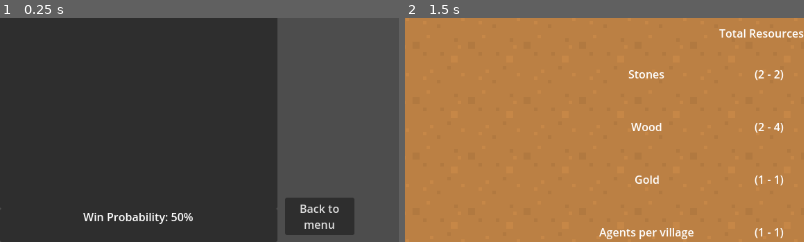
Above: before the commit, frames 1-2 (left to right).
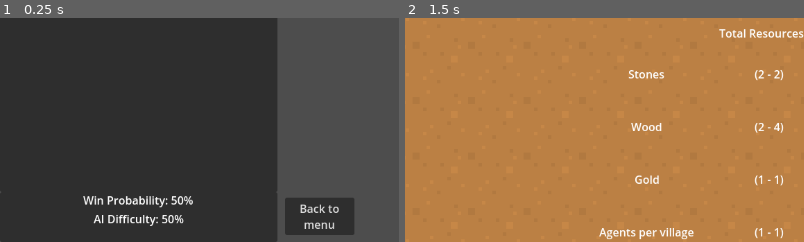
Above: after the commit, the same moments.

Repository: ApostolisSiampanis/intelligent-agents
Game: Godot game, scene res://scenes/map_generator.tscn
The game is run twice, just before and just after one commit, with the same random seed, the same clock (stepped at 60 frames per second) and the same inputs. This scene is started directly instead of the project's main scene.
Inputs (mouse positions are % of the whole screen's width and height, from its top left):
- Up to frame 1 (0.25 s): no input
- Up to frame 2 (1.5 s): tap Enter at 0.5 s; move the mouse to (72, 45) at 0.52 s; hold S (camera_move_down) 0.53-1.25 s; click "Back to menu" at 1.25 s
The pictures show only the part of the screen within x 0-50%, y 50-100%; the shares and areas given below are measured in that part.

The runs differ from the first frame. In frame 1, 1.4% of the frame differs, in the area x 0-49%, y 77-93%; in frame 2, nothing differs.
Error in both runs: Out of bounds get index '-1' (on base: 'Array') (res://scripts/map_generator.gd:134)

Commit message:
add ai difficulty into a small HUD

Diff:
--- a/scenes/map_generator.tscn
+++ b/scenes/map_generator.tscn
@@ -147,20 +147,27 @@
 size_flags_vertical = 3
 
 [node name="PanelWinProbability" type="Panel" parent="UILayer/VBoxContainerVillage1AgentsList"]
-custom_minimum_size = Vector2(0, 48)
+custom_minimum_size = Vector2(0, 72)
 layout_mode = 2
 
 [node name="VBoxContainerWin" type="VBoxContainer" parent="UILayer/VBoxContainerVillage1AgentsList/PanelWinProbability"]
 layout_mode = 1
 anchors_preset = 10
 anchor_right = 1.0
-offset_bottom = 46.0
+offset_bottom = 70.0
 grow_horizontal = 2
 
 [node name="LabelWinProbability" type="Label" parent="UILayer/VBoxContainerVillage1AgentsList/PanelWinProbability/VBoxContainerWin"]
 unique_name_in_owner = true
 layout_mode = 2
 text = "Win Probability: --%"
+horizontal_alignment = 1
+size_flags_horizontal = 3
+
+[node name="LabelAIDifficulty" type="Label" parent="UILayer/VBoxContainerVillage1AgentsList/PanelWinProbability/VBoxContainerWin"]
+unique_name_in_owner = true
+layout_mode = 2
+text = "AI Difficulty: --%"
 horizontal_alignment = 1
 size_flags_horizontal = 3
 
--- a/scripts/game_manager.gd
+++ b/scripts/game_manager.gd
@@ -16,6 +16,7 @@
 
 @onready var label_finished_game_message = %LabelFinishedGameMessage
 @onready var label_win_probability = %LabelWinProbability
+@onready var label_ai_difficulty = %LabelAIDifficulty
 
 var village_1: Village
 var village_2: Village
@@ -253,6 +254,8 @@
 		return
 	var probability = calculate_winning_probability()
 	label_win_probability.text = "Win Probability: %d%%" % int(probability * 100)
+	if label_ai_difficulty != null:
+		label_ai_difficulty.text = "AI Difficulty: %d%%" % int(ai_difficulty * 100)
 
 func is_game_finished(village: Village) -> bool:
 	return village.is_goal_completed()
